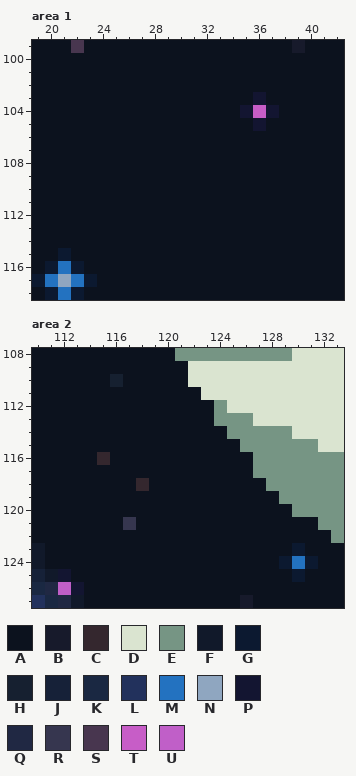
Pixel-art file, stored at concepting/screen1.ase. Above is the file before it was changed.
320x180 pixels, 1 frame. Colours within 5 levels of each other are drawn and written as one. Shown: area 1: x 19..42, y 99..118; area 2: x 110..133, y 108..127. The commit also changed other parts of the picture, which this record leaves out.
Palette (. is transparent): A #0c121e  B #171a2b  C #34272e  D #dae4d0  E #769584  F #11192a  G #0c1930  H #162030  J #162138  K #1a2842  L #22315c  M #2372c0  N #8fa6c0  P #131531  Q #202843  R #36364f  S #48364f  T #c75dc7  U #c05fc8
Pixels before, area 1, first column x 19:
 99 AAASAAAAAAAAAAAAAAAABAAA
100 AAAAAAAAAAAAAAAAAAAAAAAA
101 AAAAAAAAAAAAAAAAAAAAAAAA
102 AAAAAAAAAAAAAAAAAAAAAAAA
103 AAAAAAAAAAAAAAAAAPAAAAAA
104 AAAAAAAAAAAAAAAAPTPAAAAA
105 AAAAAAAAAAAAAAAAAPAAAAAA
106 AAAAAAAAAAAAAAAAAAAAAAAA
107 AAAAAAAAAAAAAAAAAAAAAAAA
108 AAAAAAAAAAAAAAAAAAAAAAAA
109 AAAAAAAAAAAAAAAAAAAAAAAA
110 AAAAAAAAAAAAAAAAAAAAAAAA
111 AAAAAAAAAAAAAAAAAAAAAAAA
112 AAAAAAAAAAAAAAAAAAAAAAAA
113 AAAAAAAAAAAAAAAAAAAAAAAA
114 AAAAAAAAAAAAAAAAAAAAAAAA
115 AAGAAAAAAAAAAAAAAAAAAAAA
116 AGMGAAAAAAAAAAAAAAAAAAAA
117 GMNMGAAAAAAAAAAAAAAAAAAA
118 AGMGAAAAAAAAAAAAAAAAAAAA
Pixels before, area 2, first column x 110:
108 AAAAAAAAAAAEEEEEEEEEDDDD
109 AAAAAAAAAAAADDDDDDDDDDDD
110 AAAAAAHAAAAADDDDDDDDDDDD
111 AAAAAAAAAAAAADDDDDDDDDDD
112 AAAAAAAAAAAAAAEDDDDDDDDD
113 AAAAAAAAAAAAAAEEEDDDDDDD
114 AAAAAAAAAAAAAAAEEEEEDDDD
115 AAAAAAAAAAAAAAAAEEEEEEDD
116 AAAAACAAAAAAAAAAAEEEEEEE
117 AAAAAAAAAAAAAAAAAEEEEEEE
118 AAAAAAAACAAAAAAAAAEEEEEE
119 AAAAAAAAAAAAAAAAAAAEEEEE
120 AAAAAAAAAAAAAAAAAAAAEEEE
121 AAAAAAARAAAAAAAAAAAAAAEE
122 AAAAAAAAAAAAAAAAAAAAAAAE
123 FAAAAAAAAAAAAAAAAAAAGAAA
124 FAAAAAAAAAAAAAAAAAAGMGAA
125 JFPAAAAAAAAAAAAAAAAAGAAA
126 KQUPAAAAAAAAAAAAAAAAAAAA
127 LKQFAAAAAAAAAAAABAAAAAAA
After the commit:
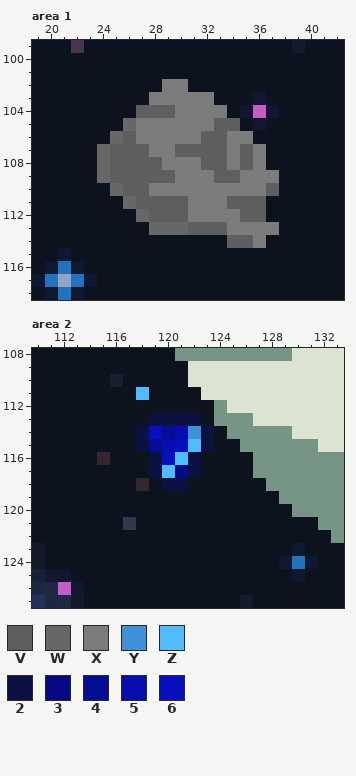
Colours new in this view: V #5e5e5e  W #676767  X #7c7c7c  Y #3e91d9  Z #51bcfb  2 #0b1140  3 #060a83  4 #060c93  5 #070eae  6 #080fbd
The exact change:
layer "Layer 6" added
Area 1, layer "asteroids":
y 102: x 29..30 AA -> XX
y 103: x 28..32 AAAAA -> XXXXX
y 104: x 27..33 AAAAAAA -> VVVXXXX
y 105: x 26..34 AAAAAAAAA -> WXXXXXXVV
y 106: x 25..35 AAAAAAAAAAA -> WVXXXXXVVXX
y 107: x 24..36 AAAAAAAAAAAAA -> WVVVXXVVVVXVX
y 108: x 24..36 AAAAAAAAAAAAA -> WVVVVXXXVVXVX
y 109: x 24..37 AAAAAAAAAAAAAA -> WVVVVVXXXVVXXX
y 110: x 25..37 AAAAAAAAAAAAA -> WVVXXXXXXXXXV
y 111: x 26..36 AAAAAAAAAAA -> WVVVVXXXVVV
y 112: x 27..36 AAAAAAAAAA -> WVVVXXXXVV
y 113: x 28..37 AAAAAAAAAA -> WWWVVVXXXX
y 114: x 34..36 AAA -> VVX
Area 2, layer "Layer 6":
y 111: x 118 A -> Z
y 113: x 119..122 AAAA -> 2222
y 114: x 118..123 AAAAAA -> 2645Y2
y 115: x 118..123 AAAAAA -> 2456Z2
y 116: x 119..122 AAAA -> 26Z2
y 117: x 119..122 AAAA -> 2Z32
y 118: x 120..121 AA -> 22
Changed places in both pictures, as pixel boxes (x1, y1, x2, y2):
changed: (97, 79, 279, 248)
changed: (136, 387, 214, 491)
